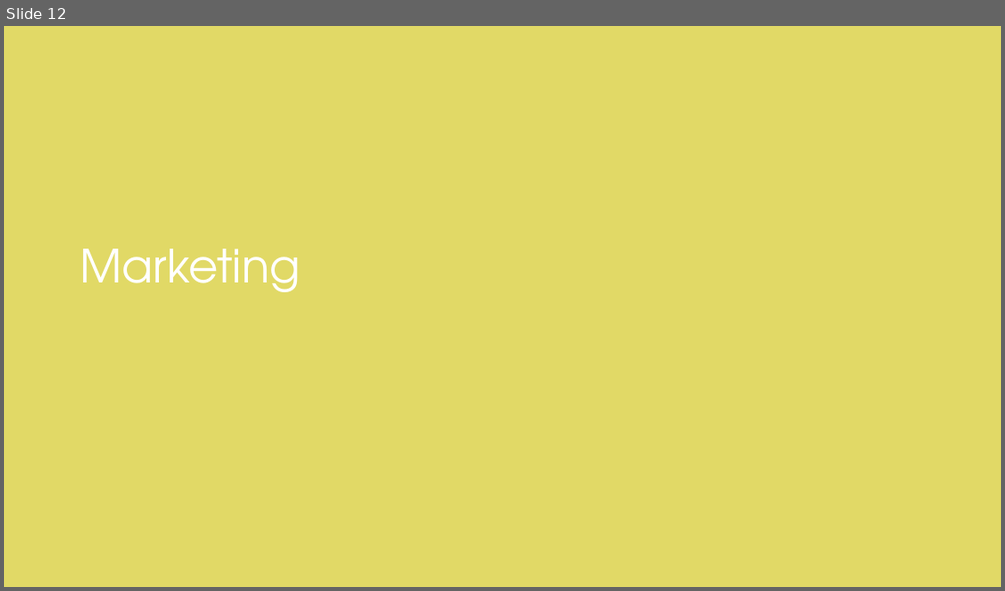
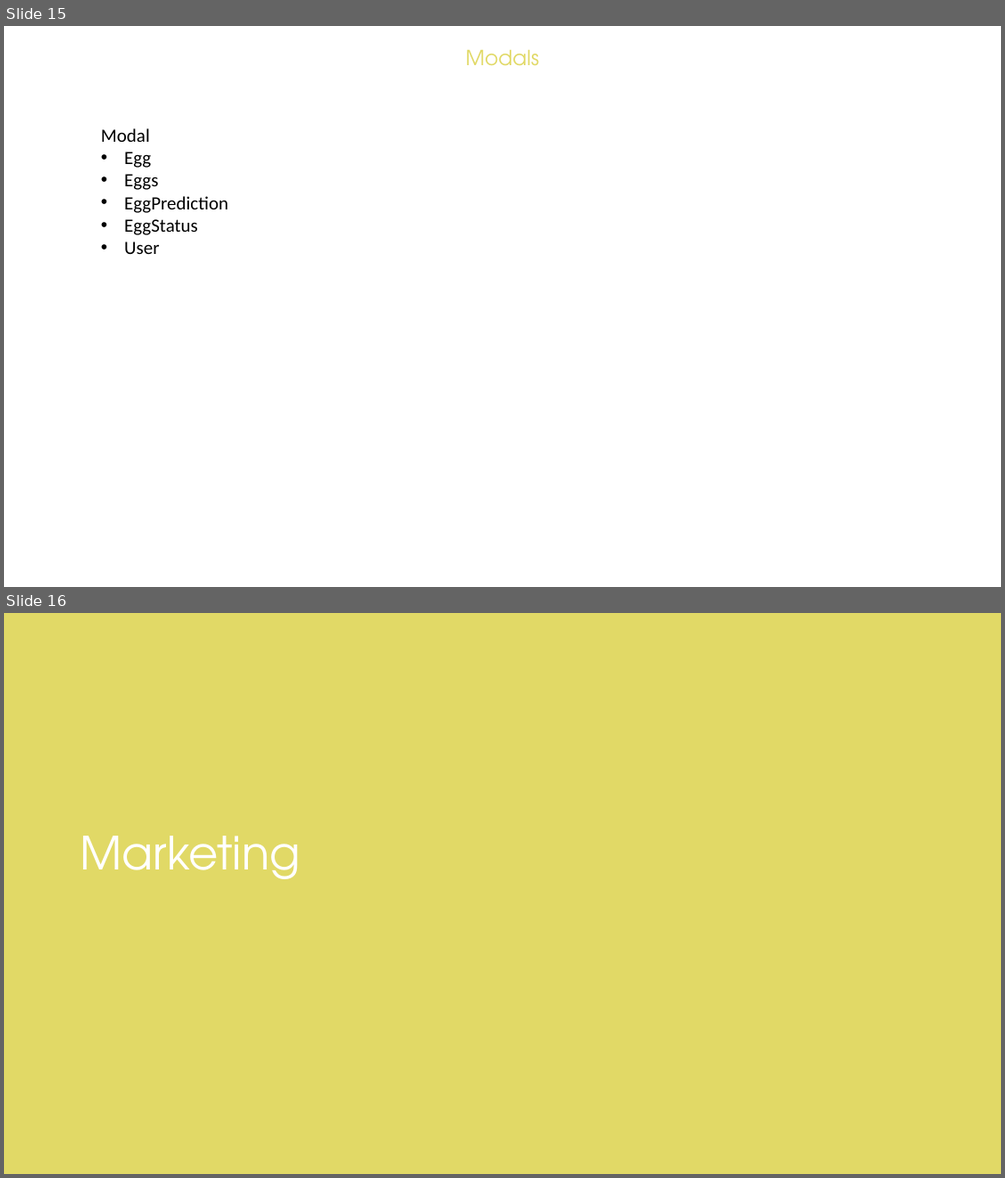
Before and after one commit to hachyEgg/Hachy-docs, a slide deck: 1.Hachy-Onboarding.pptx. Shown one above the other, each under a label of ours: slide 12 before the commit, slides 15 and 16 after it. The pictures are 1005x591 and 1005x1178 pixels, drawn with LibreOffice and Linux fonts; fonts in the diff are those of the drawing. Boxes give left, top, right and bottom in pixels: in the first picture for what was removed or moved away, otherwise in the second. Text is boxed around its words. In the diff, an @@ line names an element or a change of style, - is before the commit and + after.

```diff
--- a/1.Hachy-Onboarding.pptx
+++ b/1.Hachy-Onboarding.pptx
@@ slide 15 added at [4, 26, 1001, 587], background #FFFFFF @@
@@ title added at [466, 50, 539, 66], 20 pt, text #E1D966 @@
+Modals
@@ text added at [101, 128, 228, 254], 18 pt, text #000000 @@
+Modal
+• Egg
+• Eggs
+• EggPrediction
+• EggStatus
+• User
@@ what was slide 12 is now slide 16 @@
```
Also in this commit, not shown: 5 slides changed, 4 other slides added, 1 slide removed.
